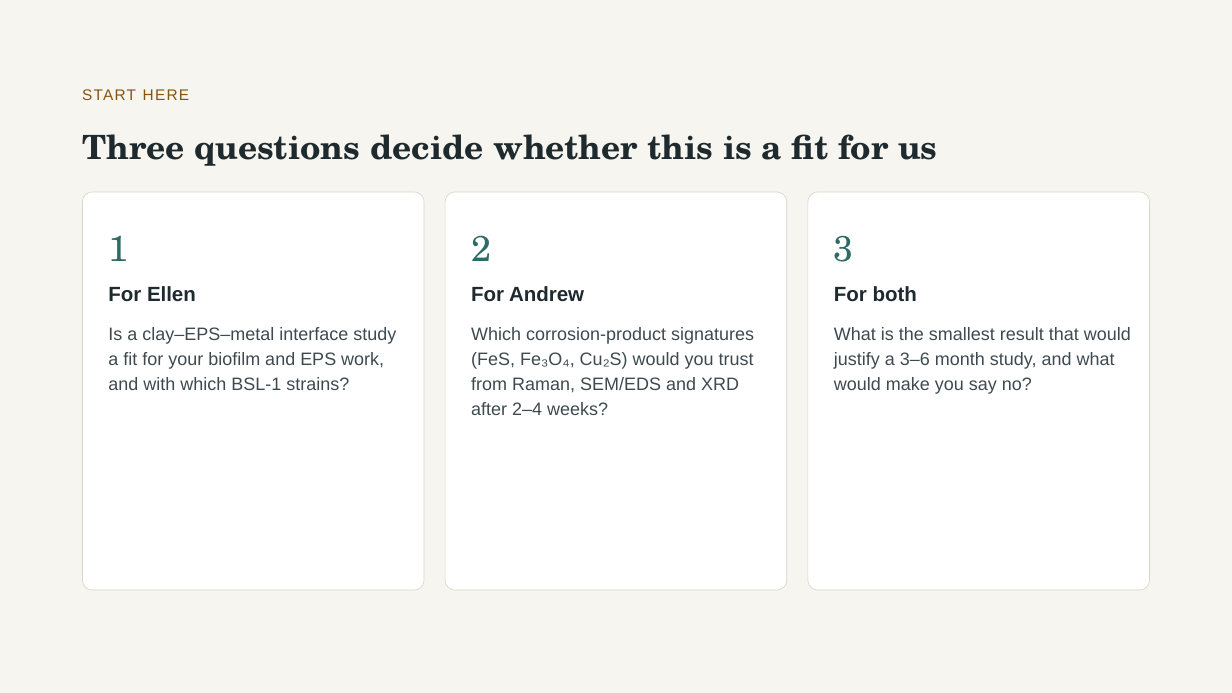
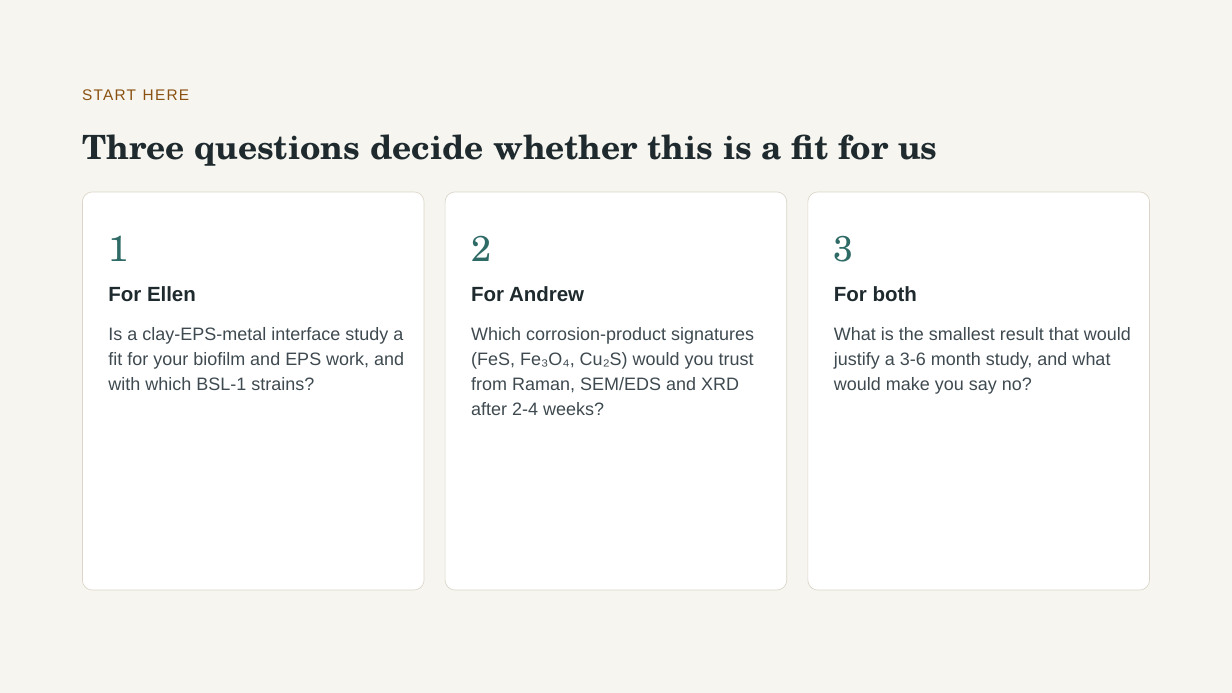
Before and after one commit to aurascoper/flow-cytometry-model-bridge, a slide deck: slide 2 of presentations/Clay_Microbes_Metal_22slides_Flow_Cytometry_Addendum.pptx. Drawn at 1232x693 pixels with LibreOffice and Linux fonts; fonts in the diff are those of the drawing. Boxes give left, top, right and bottom in pixels: in the first picture for what was removed or moved away, otherwise in the second. Text is boxed around its words. In the diff, an @@ line names an element or a change of style, - is before the commit and + after.

```diff
--- a/presentations/Clay_Microbes_Metal_22slides_Flow_Cytometry_Addendum.pptx
+++ b/presentations/Clay_Microbes_Metal_22slides_Flow_Cytometry_Addendum.pptx
@@ text at [108, 327, 404, 390]: text changed @@
-Is a clay–EPS–metal interface study a fit for your biofilm and EPS work, and with which BSL-1 strains?
+Is a clay-EPS-metal interface study a fit for your biofilm and EPS work, and with which BSL-1 strains?
@@ text at [471, 327, 754, 415]: text changed @@
-Which corrosion-product signatures (FeS, Fe₃O₄, Cu₂S) would you trust from Raman, SEM/EDS and XRD after 2–4 weeks?
+Which corrosion-product signatures (FeS, Fe₃O₄, Cu₂S) would you trust from Raman, SEM/EDS and XRD after 2-4 weeks?
@@ text at [834, 327, 1131, 394]: text changed @@
-What is the smallest result that would justify a 3–6 month study, and what would make you say no?
+What is the smallest result that would justify a 3-6 month study, and what would make you say no?
```
Also in this commit, not shown: 14 other slides changed, 35 other files.
